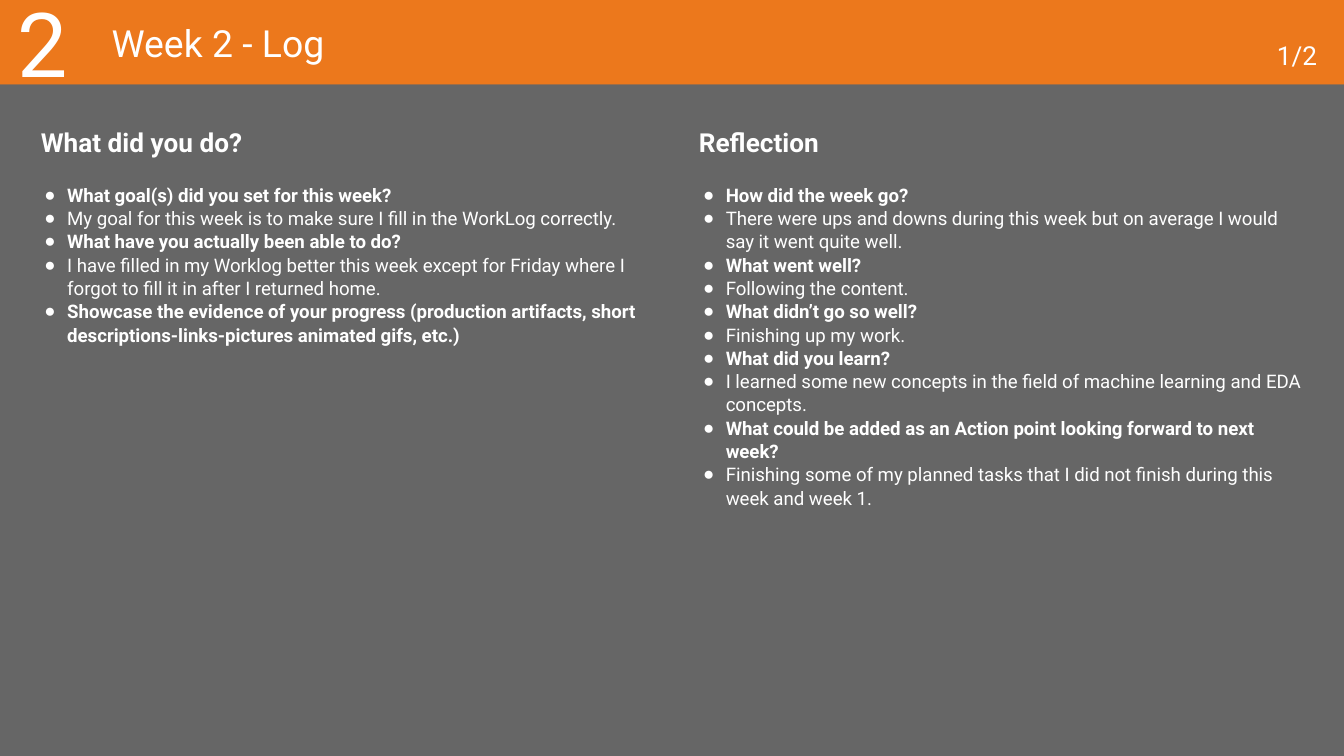
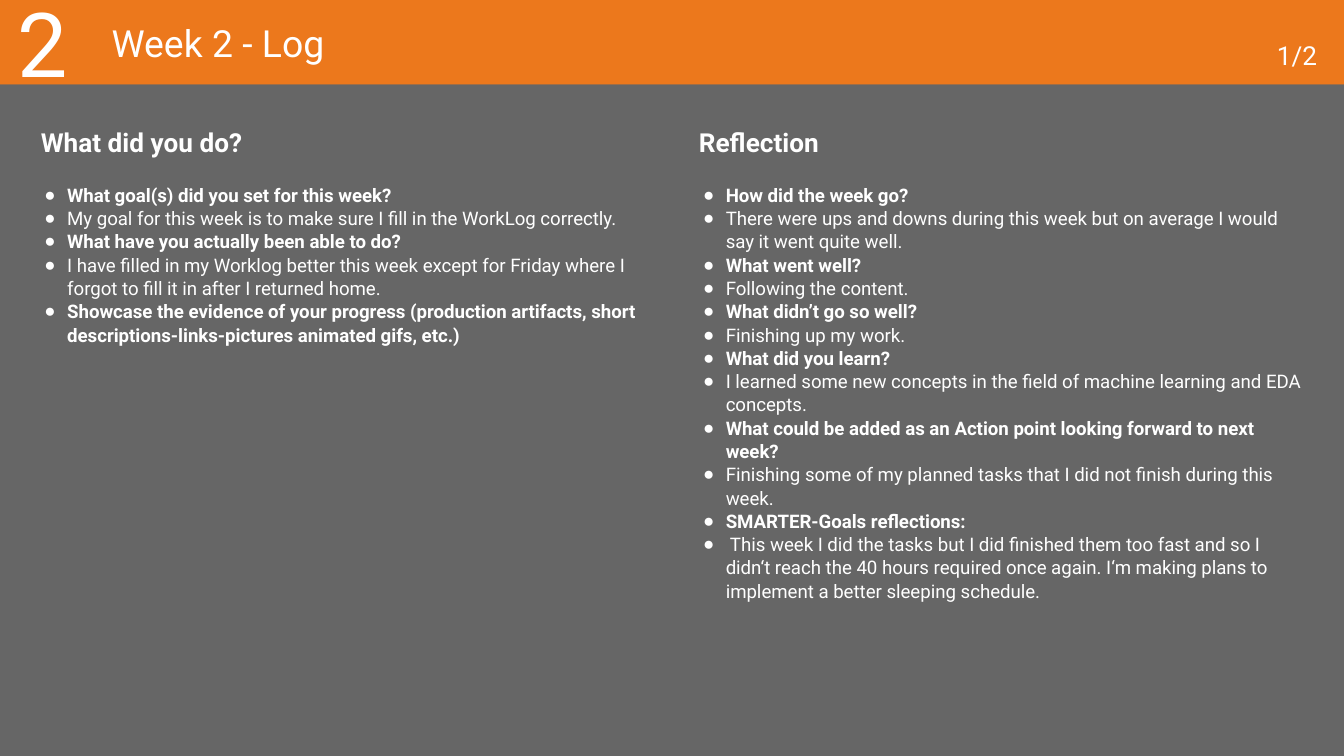
Before and after one commit to MaksBurchard240894/HFG7, a slide deck: slide 11 of Deliverables/Learning Log - Y1B-2024-25_ADSAI.pptx. Drawn at 1344x756 pixels with LibreOffice and Linux fonts; fonts in the diff are those of the drawing. Boxes give left, top, right and bottom in pixels: in the first picture for what was removed or moved away, otherwise in the second. Text is boxed around its words. In the diff, an @@ line names an element or a change of style, - is before the commit and + after.

```diff
--- a/Deliverables/Learning Log - Y1B-2024-25_ADSAI.pptx
+++ b/Deliverables/Learning Log - Y1B-2024-25_ADSAI.pptx
@@ text at [726, 467, 1272, 602]: text changed @@
-● Finishing some of my planned tasks that I did not finish during this week and week 1.
+● Finishing some of my planned tasks that I did not finish during this week.
+● SMARTER-Goals reflections:
+● This week I did the tasks but I did finished them too fast and so I didn‘t reach the 40 hours required once again. I‘m making plans to implement a better sleeping schedule.
```
Also in this commit, not shown: 6 other slides changed, 1 other file.
